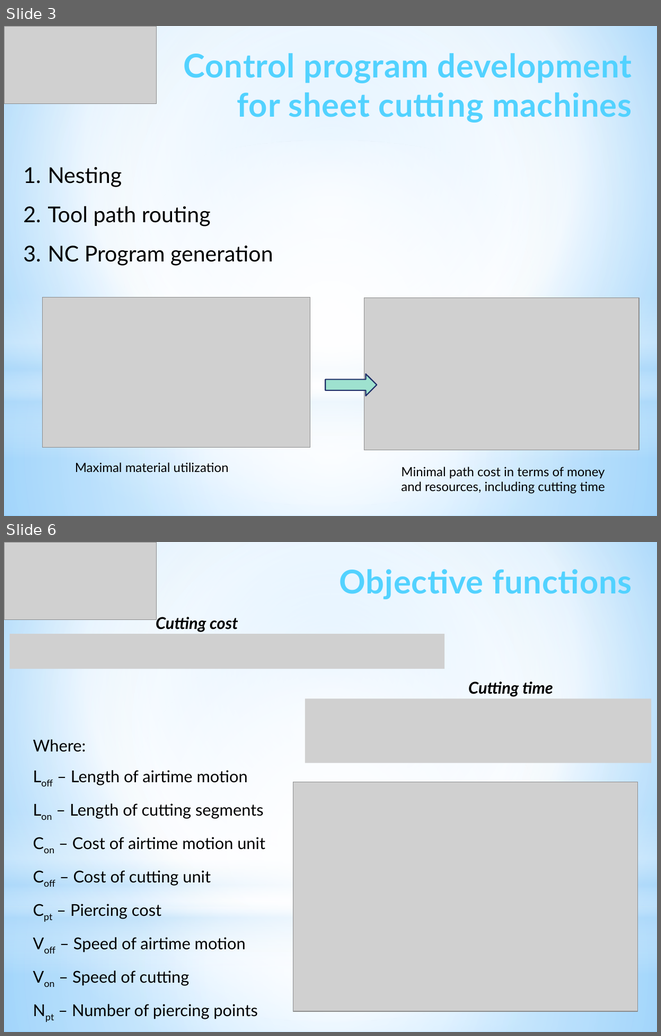
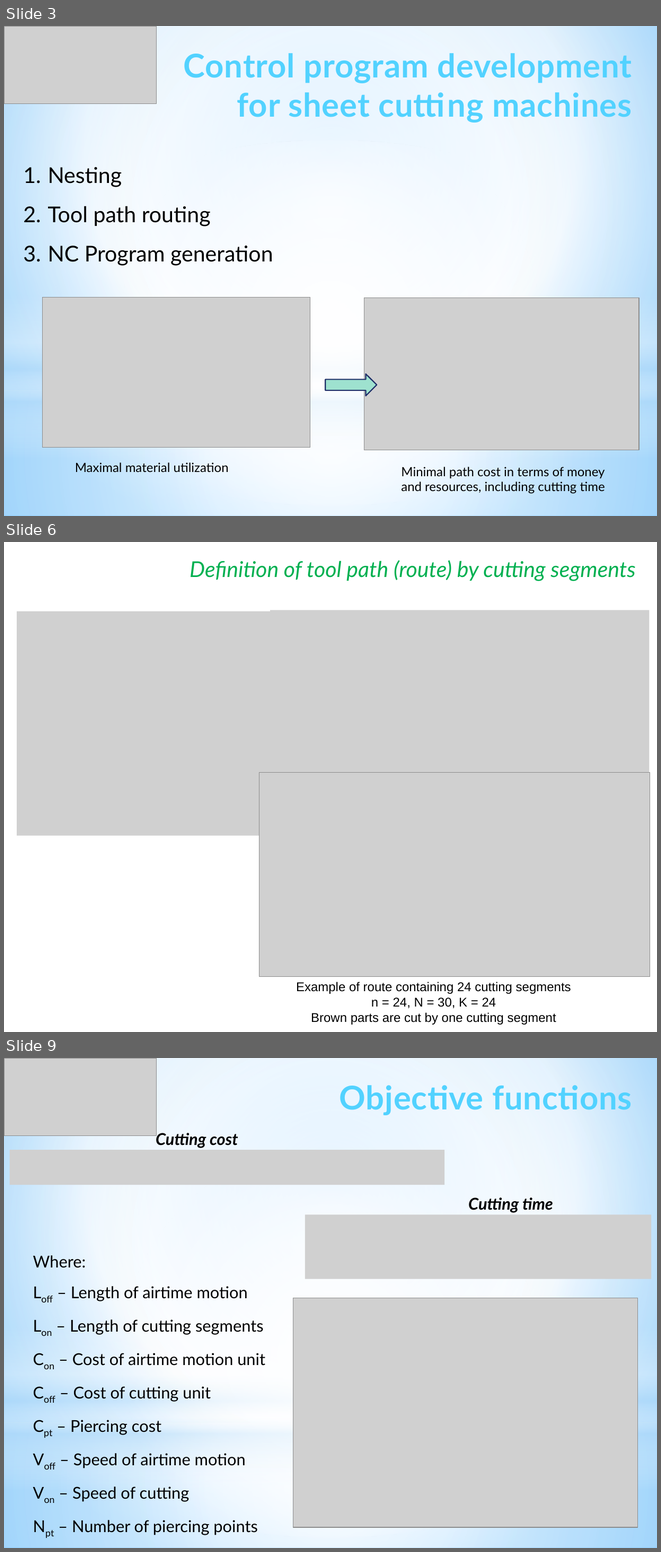
Before and after one commit to ukoloff/LaTeX, a slide deck: Optima2020/pptx/Report.pptx. Shown one above the other, each under a label of ours: slides 3 and 6 before the commit, slides 3, 6 and 9 after it; the slides between them are not shown. The pictures are 661x1036 and 661x1552 pixels, drawn with LibreOffice and Linux fonts; fonts in the diff are those of the drawing; grey boxes stand for pictures; background and template pictures are left out. Boxes give left, top, right and bottom in pixels: in the first picture for what was removed or moved away, otherwise in the second. Text is boxed around its words. In the diff, an @@ line names an element or a change of style, - is before the commit and + after.

```diff
--- a/Optima2020/pptx/Report.pptx
+++ b/Optima2020/pptx/Report.pptx
@@ slide 6 added at box(4, 542, 657, 1032), background #FFFFFF @@
@@ text added at box(190, 560, 635, 581), 24 pt, text #00B050, italic @@
+Definition of tool path (route) by cutting segments
@@ picture added at box(17, 611, 395, 836) @@
@@ picture added at box(271, 610, 650, 798) @@
@@ picture added at box(259, 772, 650, 976) @@
@@ text added at box(296, 981, 571, 1024), 14 pt, text #000000 @@
+Example of route containing 24 cutting segments
+n = 24, N = 30, K = 24
+Brown parts are cut by one cutting segment
@@ what was slide 6 is now slide 9 @@
```
Also in this commit, not shown: 4 slides changed, 4 other slides added.
